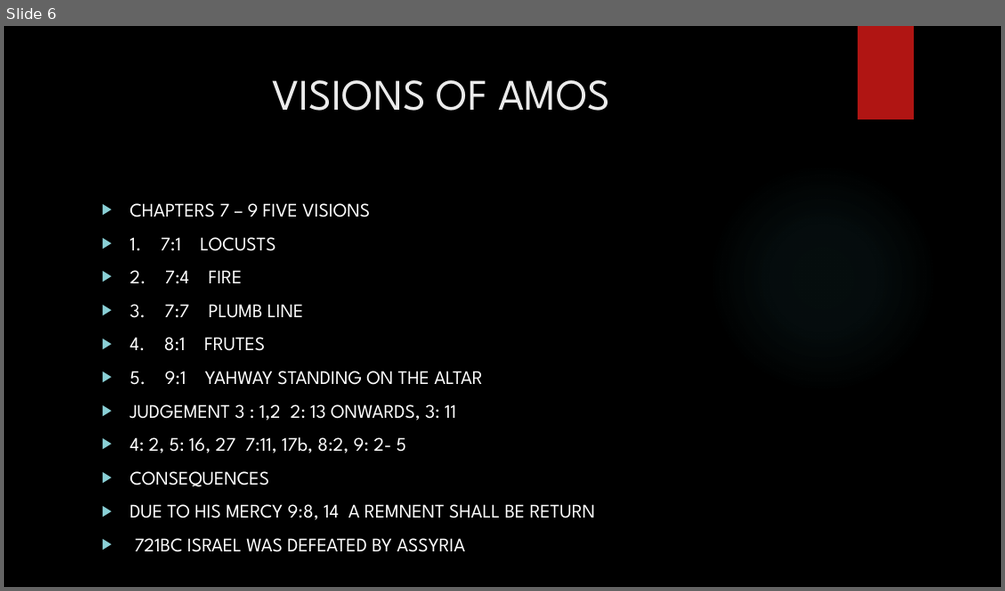
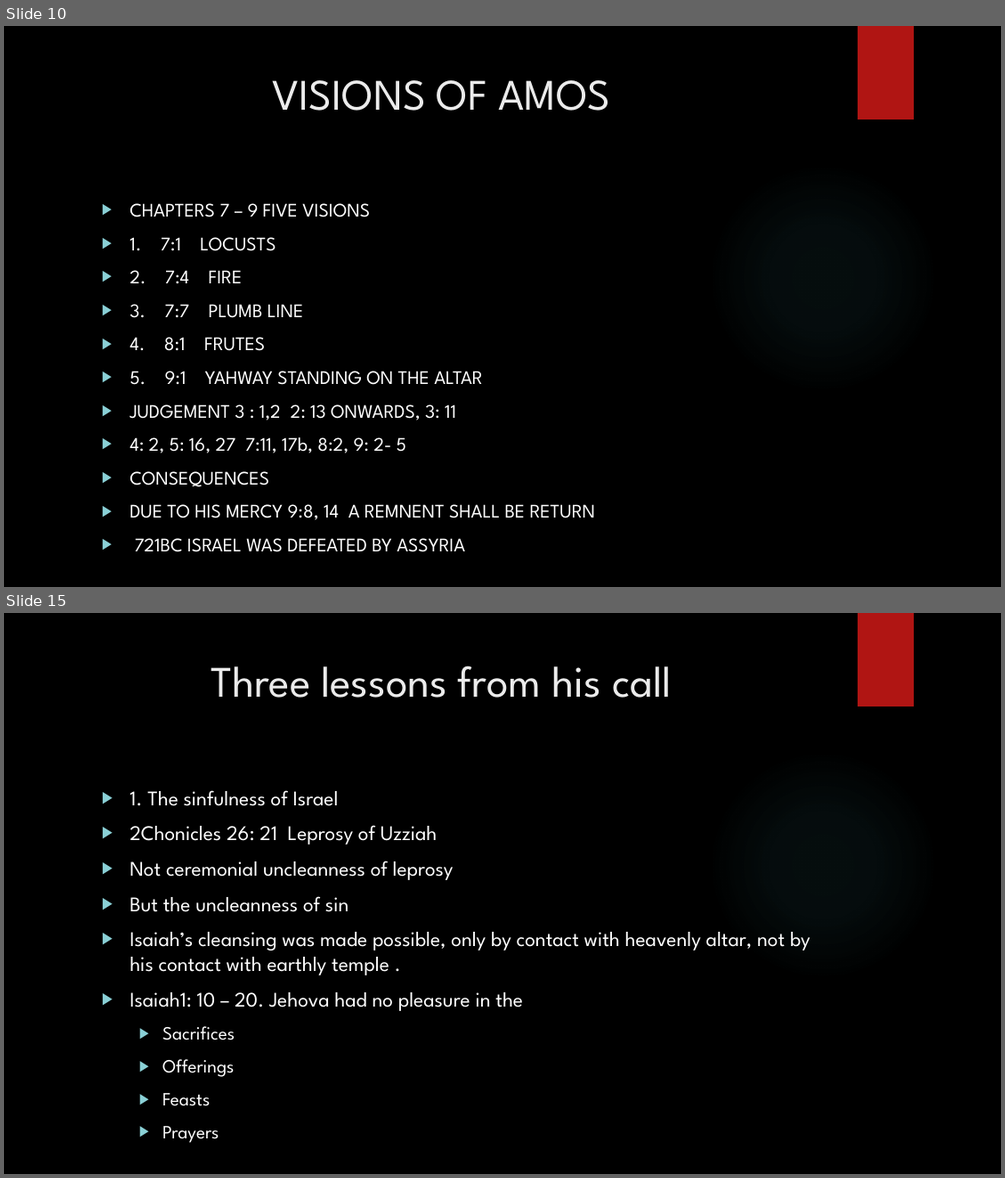
Before and after one commit to Seffin/Daddy-File, a slide deck: ZBC/THE PROPHETS.pptx. Shown one above the other, each under a label of ours: slide 6 before the commit, slides 10 and 15 after it; the slides between them are not shown. The pictures are 1005x591 and 1005x1178 pixels, drawn with LibreOffice and Linux fonts; fonts in the diff are those of the drawing; background and template pictures are left out. Boxes give left, top, right and bottom in pixels: in the first picture for what was removed or moved away, otherwise in the second. Text is boxed around its words. In the diff, an @@ line names an element or a change of style, - is before the commit and + after.

```diff
--- a/ZBC/THE PROPHETS.pptx
+++ b/ZBC/THE PROPHETS.pptx
@@ slide 15 added at <box>4,613,1001,1174</box>, background picture (left out); not listed: 2 template elements that a slide beside it also shows @@
@@ title added at <box>210,666,672,698</box>, 42 pt, text #EBEBEB @@
+Three lessons from his call
@@ text added at <box>129,790,810,1106</box>, 20 pt, text #FFFFFF @@
+▶ 1. The sinfulness of Israel
+▶ 2Chonicles 26: 21 Leprosy of Uzziah
+▶ Not ceremonial uncleanness of leprosy
+▶ But the uncleanness of sin
+▶ Isaiah’s cleansing was made possible, only by contact with heavenly altar, not by his contact with earthly temple .
+▶ Isaiah1: 10 – 20. Jehova had no pleasure in the
+  ▶ Sacrifices
+  ▶ Offerings
+  ▶ Feasts
+  ▶ Prayers
@@ what was slide 6 is now slide 10 @@
```
Also in this commit, not shown: 3 slides changed, 16 other slides added, 15 other files.
